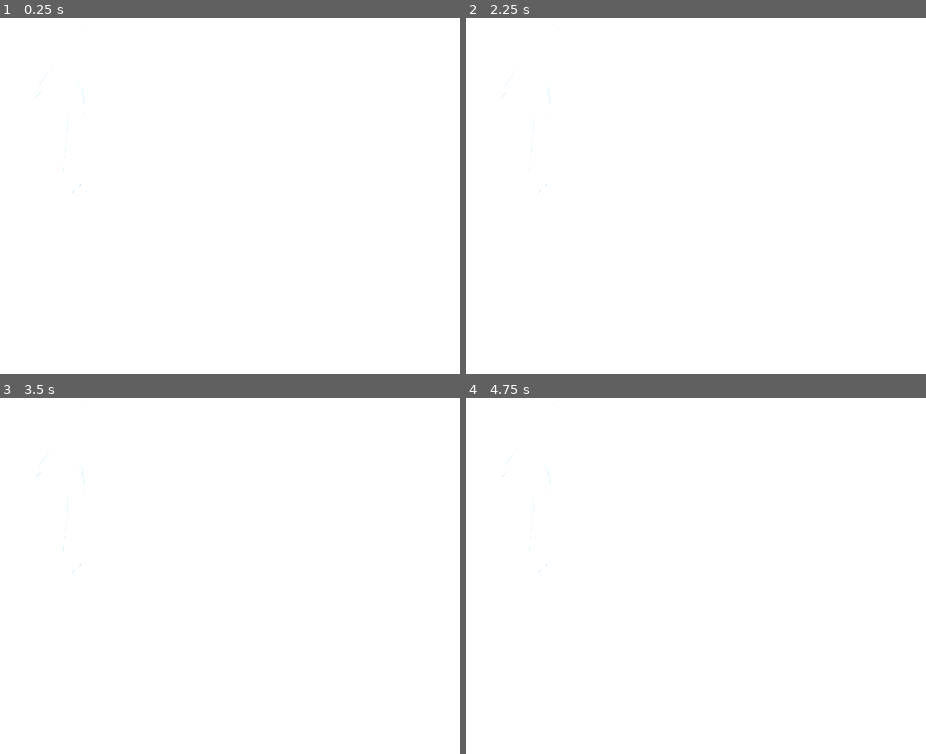
Above: before the commit, frames 1-4 (two rows, left to right).
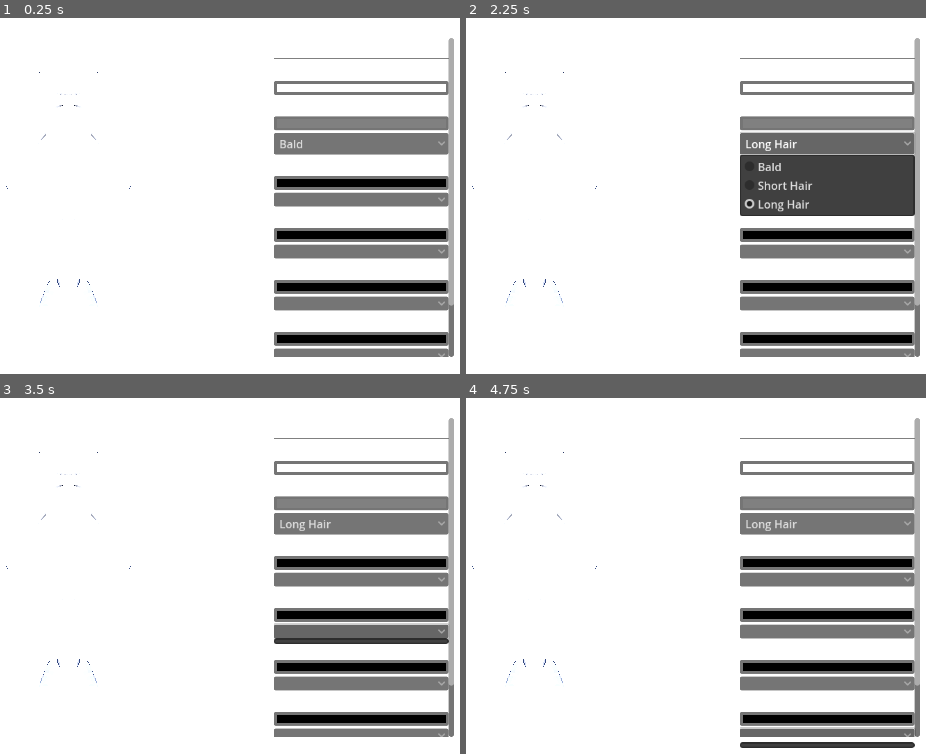
Above: after the commit, the same moments.

Repository: bizzarre-star/character-creator
Game: Godot game, scene res://scenes/main.tscn
Two runs of this game, one before a commit and one after it. Both use one fixed random seed, a clock stepped at 60 frames per second and the inputs below.
Inputs (mouse positions are in pixels of both pictures, inside the frame that each line leads up to):
- Up to frame 1 (0.25 s): no input
- Up to frame 2 (2.25 s): click (829, 142) at 0.5 s, where only the run after the commit has a clickable "Bald"; click (829, 199) at 1.27 s; click (829, 142) at 2 s, where only the run after the commit has a clickable "Long Hair"
- Up to frame 3 (3.5 s): click (363, 632) at 2.77 s
- Up to frame 4 (4.75 s): click (829, 682) at 3.52 s; click (829, 736) at 4.27 s

The runs differ from the first frame. In frame 1, 18% of the frame differs, in the area x 1-99%, y 1-96%; in frame 2, 21%; in frame 3, 18%; in frame 4, 18%.

Commit message:
UI, commiting before messing with things again

Diff:
--- a/character-creator/scenes/character.tscn
+++ b/character-creator/scenes/character.tscn
@@ -1,7 +1,7 @@
 [gd_scene load_steps=3 format=3 uid="uid://dyy2wybmspfbh"]
 
 [ext_resource type="Script" uid="uid://bu4fa6n841ido" path="res://scripts/character.gd" id="1_agfs1"]
-[ext_resource type="PackedScene" uid="uid://dvdribyashvam" path="res://assets/char_create_base.fbx" id="2_rkhd4"]
+[ext_resource type="PackedScene" uid="uid://ejq7cemqdei1" path="res://assets/char_create_base.glb" id="2_rkhd4"]
 
 [node name="Character" type="CharacterBody3D"]
 script = ExtResource("1_agfs1")
--- /dev/null
+++ b/character-creator/scenes/customization_panel.tscn
@@ -0,0 +1,171 @@
+[gd_scene load_steps=2 format=3 uid="uid://d3ndnj5fanp1q"]
+
+[ext_resource type="Script" uid="uid://dodjunt1yb0yg" path="res://scripts/customization_panel.gd" id="1_ub2s5"]
+
+[node name="CustomizationPanel" type="Control"]
+layout_mode = 3
+anchors_preset = 6
+anchor_left = 1.0
+anchor_top = 0.5
+anchor_right = 1.0
+anchor_bottom = 0.5
+offset_left = -300.0
+offset_top = -250.0
+offset_bottom = 250.0
+grow_horizontal = 0
+grow_vertical = 2
+script = ExtResource("1_ub2s5")
+
+[node name="MarginContainer" type="MarginContainer" parent="."]
+layout_mode = 1
+anchors_preset = 15
+anchor_right = 1.0
+anchor_bottom = 1.0
+grow_horizontal = 2
+grow_vertical = 2
+theme_override_constants/margin_left = 20
+theme_override_constants/margin_top = 20
+theme_override_constants/margin_right = 20
+theme_override_constants/margin_bottom = 20
+
+[node name="ScrollContainer" type="ScrollContainer" parent="MarginContainer"]
+layout_mode = 2
+
+[node name="VBoxContainer" type="VBoxContainer" parent="MarginContainer/ScrollContainer"]
+layout_mode = 2
+size_flags_horizontal = 3
+
+[node name="Label" type="Label" parent="MarginContainer/ScrollContainer/VBoxContainer"]
+layout_mode = 2
+
+[node name="HSeparator" type="HSeparator" parent="MarginContainer/ScrollContainer/VBoxContainer"]
+layout_mode = 2
+
+[node name="SkinColorSection" type="VBoxContainer" parent="MarginContainer/ScrollContainer/VBoxContainer"]
+layout_mode = 2
+
+[node name="Label" type="Label" parent="MarginContainer/ScrollContainer/VBoxContainer/SkinColorSection"]
+layout_mode = 2
+text = "Skin Color"
+
+[node name="SkinColorPicker" type="ColorPickerButton" parent="MarginContainer/ScrollContainer/VBoxContainer/SkinColorSection"]
+custom_minimum_size = Vector2(100, 20)
+layout_mode = 2
+focus_mode = 0
+
+[node name="HairSection" type="VBoxContainer" parent="MarginContainer/ScrollContainer/VBoxContainer"]
+layout_mode = 2
+
+[node name="Label" type="Label" parent="MarginContainer/ScrollContainer/VBoxContainer/HairSection"]
+layout_mode = 2
+text = "Hair Color and Style"
+
+[node name="HairColorPicker" type="ColorPickerButton" parent="MarginContainer/ScrollContainer/VBoxContainer/HairSection"]
+custom_minimum_size = Vector2(70, 20)
+layout_mode = 2
+focus_mode = 0
+
+[node name="HairStyleOption" type="OptionButton" parent="MarginContainer/ScrollContainer/VBoxContainer/HairSection"]
+layout_mode = 2
+
+[node name="ShirtSection" type="VBoxContainer" parent="MarginContainer/ScrollContainer/VBoxContainer"]
+layout_mode = 2
+
+[node name="Label" type="Label" parent="MarginContainer/ScrollContainer/VBoxContainer/ShirtSection"]
+layout_mode = 2
+text = "Shirt Color and Style"
+
+[node name="ShirtColorPicker" type="ColorPickerButton" parent="MarginContainer/ScrollContainer/VBoxContainer/ShirtSection"]
+custom_minimum_size = Vector2(70, 20)
+layout_mode = 2
+focus_mode = 0
+
+[node name="ShirtStyleOption" type="OptionButton" parent="MarginContainer/ScrollContainer/VBoxContainer/ShirtSection"]
+layout_mode = 2
+
+[node name="JacketSection" type="VBoxContainer" parent="MarginContainer/ScrollContainer/VBoxContainer"]
+layout_mode = 2
+
+[node name="Label" type="Label" parent="MarginContainer/ScrollContainer/VBoxContainer/JacketSection"]
+layout_mode = 2
+text = "Jakcet Color and Style"
+
+[node name="JacketColorPicker" type="ColorPickerButton" parent="MarginContainer/ScrollContainer/VBoxContainer/JacketSection"]
+custom_minimum_size = Vector2(70, 20)
+layout_mode = 2
+focus_mode = 0
+
+[node name="JacketStyleOption" type="OptionButton" parent="MarginContainer/ScrollContainer/VBoxContainer/JacketSection"]
+layout_mode = 2
+
+[node name="PantsSection" type="VBoxContainer" parent="MarginContainer/ScrollContainer/VBoxContainer"]
+layout_mode = 2
+
+[node name="Label" type="Label" parent="MarginContainer/ScrollContainer/VBoxContainer/PantsSection"]
+layout_mode = 2
+text = "Pants Color and Style"
+
+[node name="PantsColorPicker" type="ColorPickerButton" parent="MarginContainer/ScrollContainer/VBoxContainer/PantsSection"]
+custom_minimum_size = Vector2(70, 20)
+layout_mode = 2
+focus_mode = 0
+
+[node name="PantsStyleOption" type="OptionButton" parent="MarginContainer/ScrollContainer/VBoxContainer/PantsSection"]
+layout_mode = 2
+
+[node name="ShoesSection" type="VBoxContainer" parent="MarginContainer/ScrollContainer/VBoxContainer"]
+layout_mode = 2
+
+[node name="Label" type="Label" parent="MarginContainer/ScrollContainer/VBoxContainer/ShoesSection"]
+layout_mode = 2
+text = "Shoes Color and Style"
+
+[node name="ShoesColorPicker" type="ColorPickerButton" parent="MarginContainer/ScrollContainer/VBoxContainer/ShoesSection"]
+custom_minimum_size = Vector2(70, 20)
+layout_mode = 2
+focus_mode = 0
+
+[node name="ShoesStyleOption" type="OptionButton" parent="MarginContainer/ScrollContainer/VBoxContainer/ShoesSection"]
+layout_mode = 2
+
+[node name="ZoomSection" type="VBoxContainer" parent="MarginContainer/ScrollContainer/VBoxContainer"]
+layout_mode = 2
+
+[node name="Label" type="Label" parent="MarginContainer/ScrollContainer/VBoxContainer/ZoomSection"]
+layout_mode = 2
+text = "Camera Zoom"
+
+[node name="ZoomSlider" type="HSlider" parent="MarginContainer/ScrollContainer/VBoxContainer/ZoomSection"]
+layout_mode = 2
+min_value = 1.0
+max_value = 4.0
+step = 0.1
+value = 3.0
+
+[node name="HboxContainer" type="HBoxContainer" parent="MarginContainer/ScrollContainer/VBoxContainer"]
+layout_mode = 2
+
+[node name="RandomizeButton" type="Button" parent="MarginContainer/ScrollContainer/VBoxContainer/HboxContainer"]
+layout_mode = 2
+size_flags_horizontal = 3
+text = "Randomize"
+
+[node name="ResetButton" type="Button" parent="MarginContainer/ScrollContainer/VBoxContainer/HboxContainer"]
+layout_mode = 2
+size_flags_horizontal = 3
+text = "Reset"
+
+[connection signal="color_changed" from="MarginContainer/ScrollContainer/VBoxContainer/SkinColorSection/SkinColorPicker" to="." method="_on_skin_color_picker_color_changed"]
+[connection signal="color_changed" from="MarginContainer/ScrollContainer/VBoxContainer/HairSection/HairColorPicker" to="." method="_on_hair_color_picker_color_changed"]
+[connection signal="item_selected" from="MarginContainer/ScrollContainer/VBoxContainer/HairSection/HairStyleOption" to="." method="_on_hair_style_option_item_selected"]
+[connection signal="color_changed" from="MarginContainer/ScrollContainer/VBoxContainer/ShirtSection/ShirtColorPicker" to="." method="_on_shirt_color_picker_color_changed"]
+[connection signal="item_selected" from="MarginContainer/ScrollContainer/VBoxContainer/ShirtSection/ShirtStyleOption" to="." method="_on_shirt_style_option_item_selected"]
+[connection signal="color_changed" from="MarginContainer/ScrollContainer/VBoxContainer/JacketSection/JacketColorPicker" to="." method="_on_jacket_color_picker_color_changed"]
+[connection signal="item_selected" from="MarginContainer/ScrollContainer/VBoxContainer/JacketSection/JacketStyleOption" to="." method="_on_jacket_style_option_item_selected"]
+[connection signal="color_changed" from="MarginContainer/ScrollContainer/VBoxContainer/PantsSection/PantsColorPicker" to="." method="_on_pants_color_picker_color_changed"]
+[connection signal="item_selected" from="MarginContainer/ScrollContainer/VBoxContainer/PantsSection/PantsStyleOption" to="." method="_on_pants_style_option_item_selected"]
+[connection signal="color_changed" from="MarginContainer/ScrollContainer/VBoxContainer/ShoesSection/ShoesColorPicker" to="." method="_on_shoes_color_picker_color_changed"]
+[connection signal="item_selected" from="MarginContainer/ScrollContainer/VBoxContainer/ShoesSection/ShoesStyleOption" to="." method="_on_shoes_style_option_item_selected"]
+[connection signal="value_changed" from="MarginContainer/ScrollContainer/VBoxContainer/ZoomSection/ZoomSlider" to="." method="_on_zoom_slider_value_changed"]
+[connection signal="pressed" from="MarginContainer/ScrollContainer/VBoxContainer/HboxContainer/RandomizeButton" to="." method="_on_randomize_button_pressed"]
+[connection signal="pressed" from="MarginContainer/ScrollContainer/VBoxContainer/HboxContainer/ResetButton" to="." method="_on_reset_button_pressed"]
--- a/character-creator/scenes/main.tscn
+++ b/character-creator/scenes/main.tscn
@@ -1,8 +1,9 @@
-[gd_scene load_steps=5 format=3 uid="uid://cyo35pkbdj78c"]
+[gd_scene load_steps=6 format=3 uid="uid://cyo35pkbdj78c"]
 
 [ext_resource type="Script" uid="uid://berp37wdp7n8u" path="res://scripts/main.gd" id="1_o5qli"]
 [ext_resource type="PackedScene" uid="uid://dyy2wybmspfbh" path="res://scenes/character.tscn" id="2_0wfyh"]
 [ext_resource type="Script" uid="uid://cs05kdf2kth0g" path="res://scripts/camera.gd" id="3_sugp2"]
+[ext_resource type="PackedScene" uid="uid://d3ndnj5fanp1q" path="res://scenes/customization_panel.tscn" id="4_jyhfs"]
 
 [sub_resource type="Environment" id="Environment_o5qli"]
 background_mode = 1
@@ -37,3 +38,6 @@
 
 [node name="WorldEnvironment" type="WorldEnvironment" parent="."]
 environment = SubResource("Environment_o5qli")
+
+[node name="CustomizationPanel" parent="." instance=ExtResource("4_jyhfs")]
+anchors_preset = 6
--- /dev/null
+++ b/character-creator/scripts/customization_panel.gd
@@ -0,0 +1,121 @@
+extends Control
+
+@onready var skin_color_picker: ColorPickerButton = $MarginContainer/ScrollContainer/VBoxContainer/SkinColorSection/SkinColorPicker
+
+@onready var hair_color_picker: ColorPickerButton = $MarginContainer/ScrollContainer/VBoxContainer/HairSection/HairColorPicker
+@onready var hair_style_option: OptionButton = $MarginContainer/ScrollContainer/VBoxContainer/HairSection/HairStyleOption
+
+@onready var shirt_color_picker: ColorPickerButton = $MarginContainer/ScrollContainer/VBoxContainer/ShirtSection/ShirtColorPicker
+@onready var shirt_style_option: OptionButton = $MarginContainer/ScrollContainer/VBoxContainer/ShirtSection/ShirtStyleOption
+
+@onready var jacket_color_picker: ColorPickerButton = $MarginContainer/ScrollContainer/VBoxContainer/JacketSection/JacketColorPicker
+@onready var jacket_style_option: OptionButton = $MarginContainer/ScrollContainer/VBoxContainer/JacketSection/JacketStyleOption
+
+@onready var pants_color_picker: ColorPickerButton = $MarginContainer/ScrollContainer/VBoxContainer/PantsSection/PantsColorPicker
+@onready var pants_style_option: OptionButton = $MarginContainer/ScrollContainer/VBoxContainer/PantsSection/PantsStyleOption
+
+@onready var shoes_color_picker: ColorPickerButton = $MarginContainer/ScrollContainer/VBoxContainer/ShoesSection/ShoesColorPicker
+@onready var shoes_style_option: OptionButton = $MarginContainer/ScrollContainer/VBoxContainer/ShoesSection/ShoesStyleOption
+
+@onready var zoom_slider: HSlider = $MarginContainer/ScrollContainer/VBoxContainer/ZoomSection/ZoomSlider
+@onready var randomize_button: Button = $MarginContainer/ScrollContainer/VBoxContainer/HboxContainer/RandomizeButton
+@onready var reset_button: Button = $MarginContainer/ScrollContainer/VBoxContainer/HboxContainer/ResetButton
+
+func _ready() -> void:
+	_setup_options()
+	CustomizationManager.customization_updated.connect(_update_ui_from_data)
+	_update_ui_from_data()
+
+
+func _setup_options() -> void:
+	hair_style_option.clear()
+	hair_style_option.add_item("Bald", CharacterData.Hairstyle.Bald)
+	hair_style_option.add_item("Short Hair", CharacterData.Hairstyle.Short)
+	hair_style_option.add_item("Long Hair", CharacterData.Hairstyle.Long)
+
+	var data = CustomizationManager.character_data
+	skin_color_picker.color = data.skin_color
+	hair_color_picker.color = data.hair_color
+	shirt_color_picker.color = data.shirt_color
+	jacket_color_picker.color = data.jacket_color
+	pants_color_picker.color = data.pants_color
+	shoes_color_picker.color = data.shoes_color
+
+
+func _update_ui_from_data() -> void:
+	var data = CustomizationManager.character_data
+
+	skin_color_picker.color = data.skin_color
+	hair_color_picker.color = data.hair_color
+	shirt_color_picker.color = data.shirt_color
+	jacket_color_picker.color = data.jacket_color
+	pants_color_picker.color = data.pants_color
+	shoes_color_picker.color = data.shoes_color
+
+	for i in hair_style_option.item_count:
+		if hair_style_option.get_item_id(i) == data.selected_hair:
+			hair_style_option.select(i)
+			break
+
+
+func _on_skin_color_picker_color_changed(color: Color) -> void:
+	CustomizationManager.update_color(CharacterData.BodyPart.BASE, color)
+
+
+func _on_hair_color_picker_color_changed(color: Color) -> void:
+	CustomizationManager.update_color(CharacterData.BodyPart.HAIR, color)
+
+
+func _on_hair_style_option_item_selected(index: int) -> void:
+	var style_id = hair_style_option.get_item_id(index)
+	CustomizationManager.update_part(CharacterData.BodyPart.HAIR, style_id)
+
+
+func _on_shirt_color_picker_color_changed(color: Color) -> void:
+	CustomizationManager.update_color(CharacterData.BodyPart.SHIRT, color)
+
+
+func _on_shirt_style_option_item_selected(index: int) -> void:
+	var style_id = shirt_style_option.get_item_id(index)
+	CustomizationManager.update_part(CharacterData.BodyPart.SHIRT, style_id)
+
+
+func _on_jacket_color_picker_color_changed(color: Color) -> void:
+	CustomizationManager.update_color(CharacterData.BodyPart.JACKET, color)
+
+
+func _on_jacket_style_option_item_selected(index: int) -> void:
+	var style_id = jacket_style_option.get_item_id(index)
+	CustomizationManager.update_part(CharacterData.BodyPart.JACKET, style_id)
+
+
+func _on_pants_color_picker_color_changed(color: Color) -> void:
+	CustomizationManager.update_color(CharacterData.BodyPart.PANTS, color)
+
+
+func _on_pants_style_option_item_selected(index: int) -> void:
+	var style_id = pants_style_option.get_item_id(index)
+	CustomizationManager.update_part(CharacterData.BodyPart.PANTS, style_id)
+
+
+func _on_shoes_color_picker_color_changed(color: Color) -> void:
+	CustomizationManager.update_color(CharacterData.BodyPart.SHOES, color)
+
+
+func _on_shoes_style_option_item_selected(index: int) -> void:
+	var style_id = shoes_style_option.get_item_id(index)
+	CustomizationManager.update_part(CharacterData.BodyPart.SHOES, style_id)
+
+
+func _on_randomize_button_pressed() -> void:
+	CustomizationManager.randomize_character()
+
+
+func _on_reset_button_pressed() -> void:
+	CustomizationManager.reset_character()
+
+
+func _on_zoom_slider_value_changed(value: float) -> void:
+	var camera = get_tree().get_first_node_in_group("main_camera")
+	if camera:
+		camera.set_zoom(value)
Binary file removed: character-creator/assets/char_create_base.fbx
Binary file added: character-creator/assets/char_create_base.glb
Not shown, changed: character-creator/assets/char_create_base.glb.import
Not shown, added: character-creator/scripts/customization_panel.gd.uid
